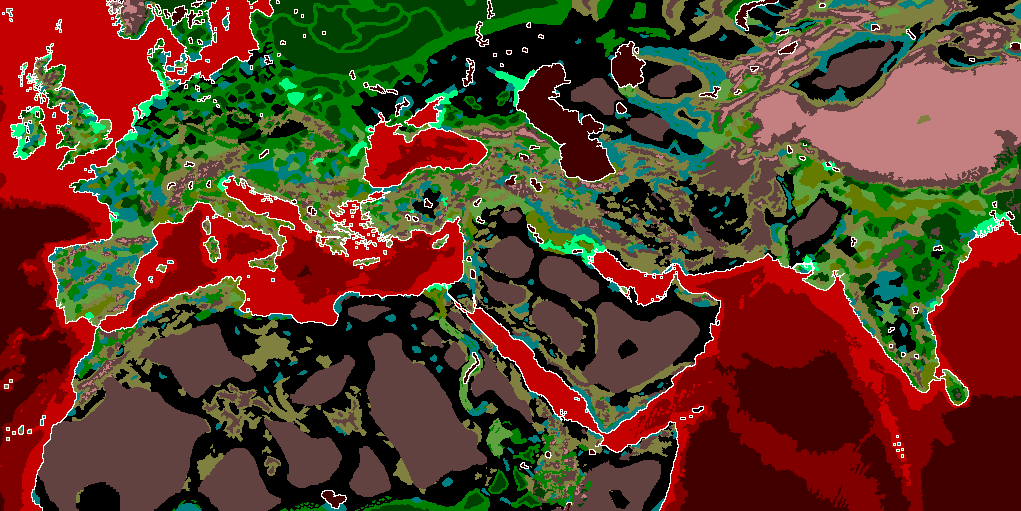
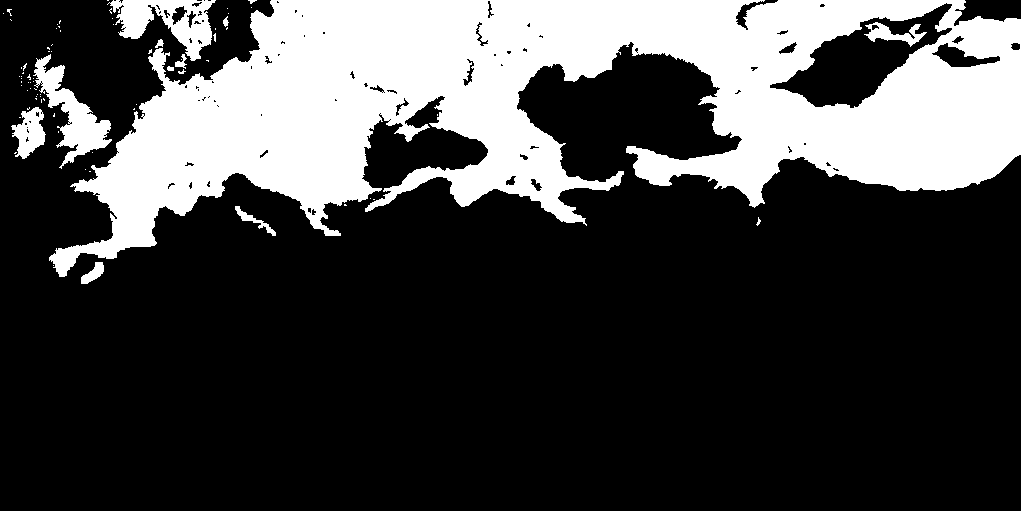
Layers edited between the first and the second (1021, 511) image:
hid "map_ground_types_blocked_access" over [25, 0, 1020, 511]
hid "map_ground_types" over [0, 0, 1021, 511]
renamed "map_snow" to "map_snow.tga", showed it over [0, 0, 1021, 511]
